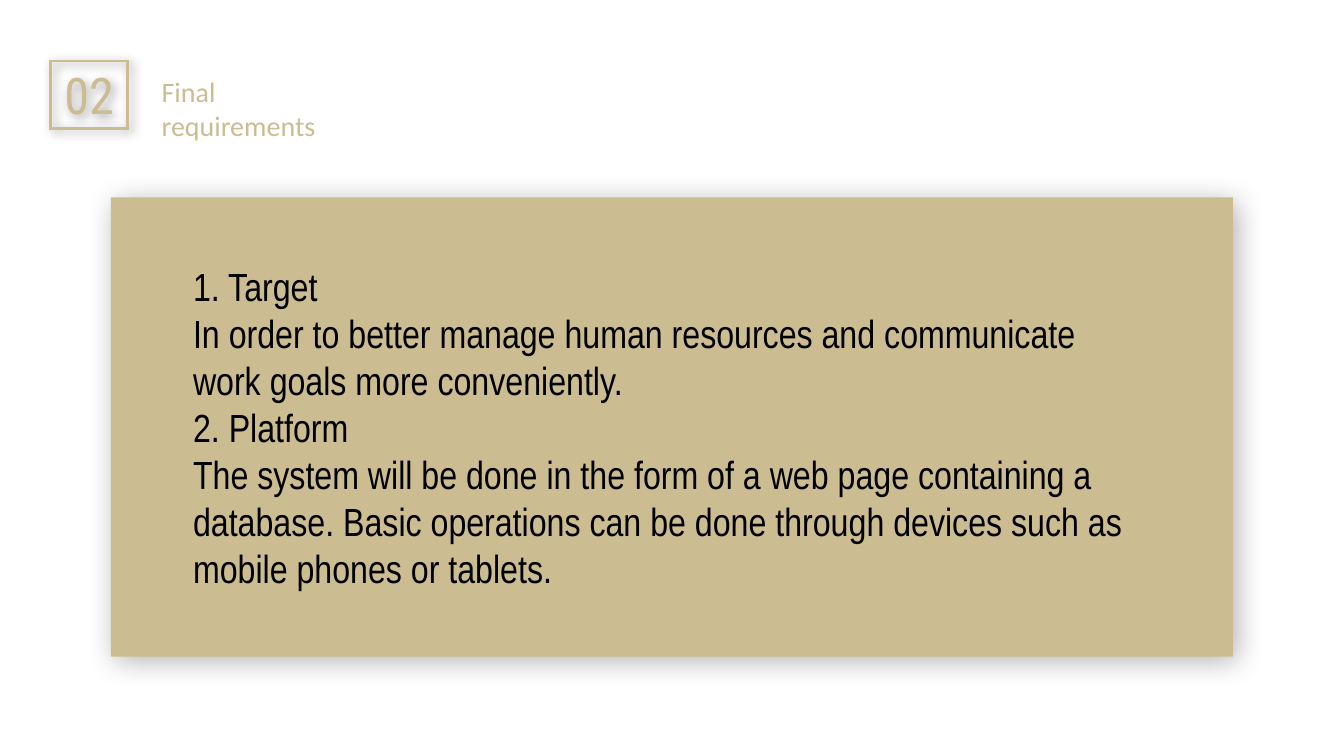
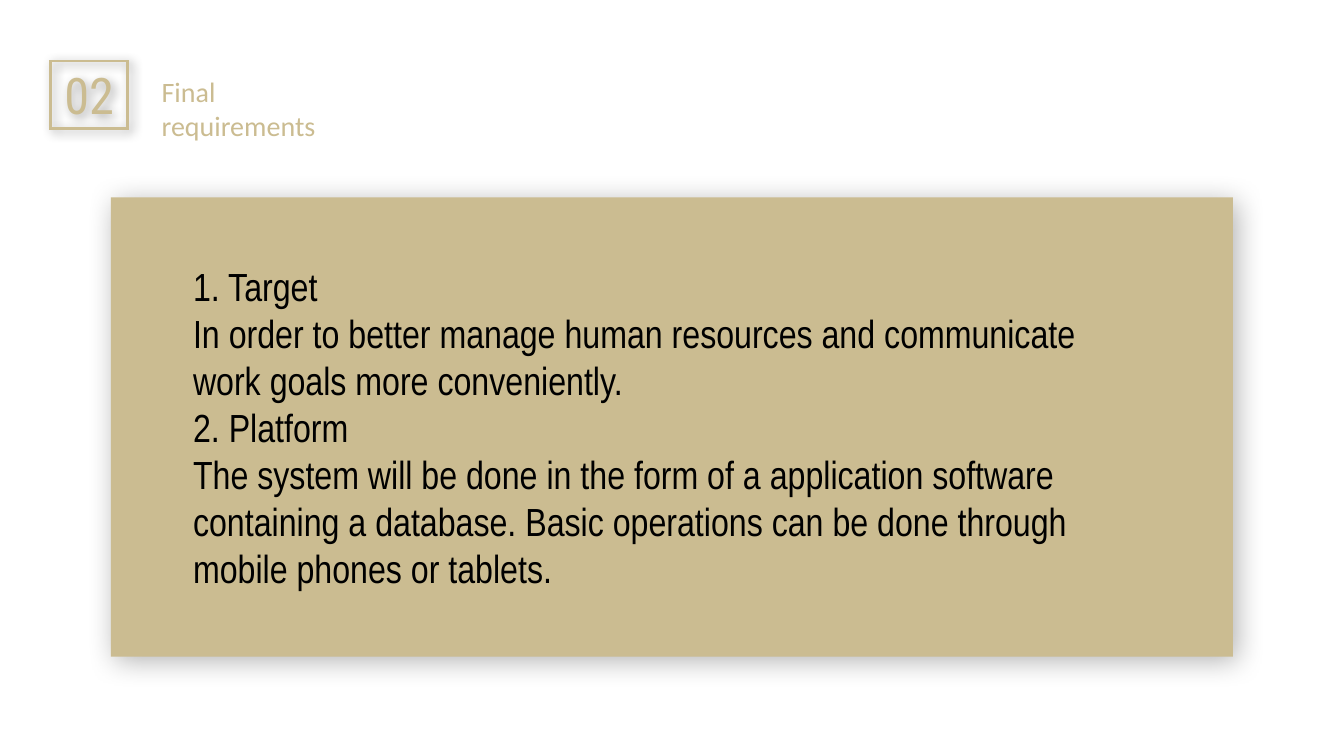
Before and after one commit to Ruixiaoke/Roster-Management-System, a slide deck: slide 3 of document/ppt.pptx. Drawn at 1344x756 pixels with LibreOffice and Linux fonts; fonts in the diff are those of the drawing; background and template pictures are left out. Boxes give left, top, right and bottom in pixels: in the first picture for what was removed or moved away, otherwise in the second. Text is boxed around its words. In the diff, an @@ line names an element or a change of style, - is before the commit and + after.

Commit message:
change web to app
change wed site to application software

```diff
--- a/document/ppt.pptx
+++ b/document/ppt.pptx
@@ text at <box>193,460,1067,591</box>: text changed @@
-The system will be done in the form of a web page containing a database. Basic operations can be done through devices such as mobile phones or tablets.
+The system will be done in the form of a application software containing a database. Basic operations can be done through mobile phones or tablets.
```
